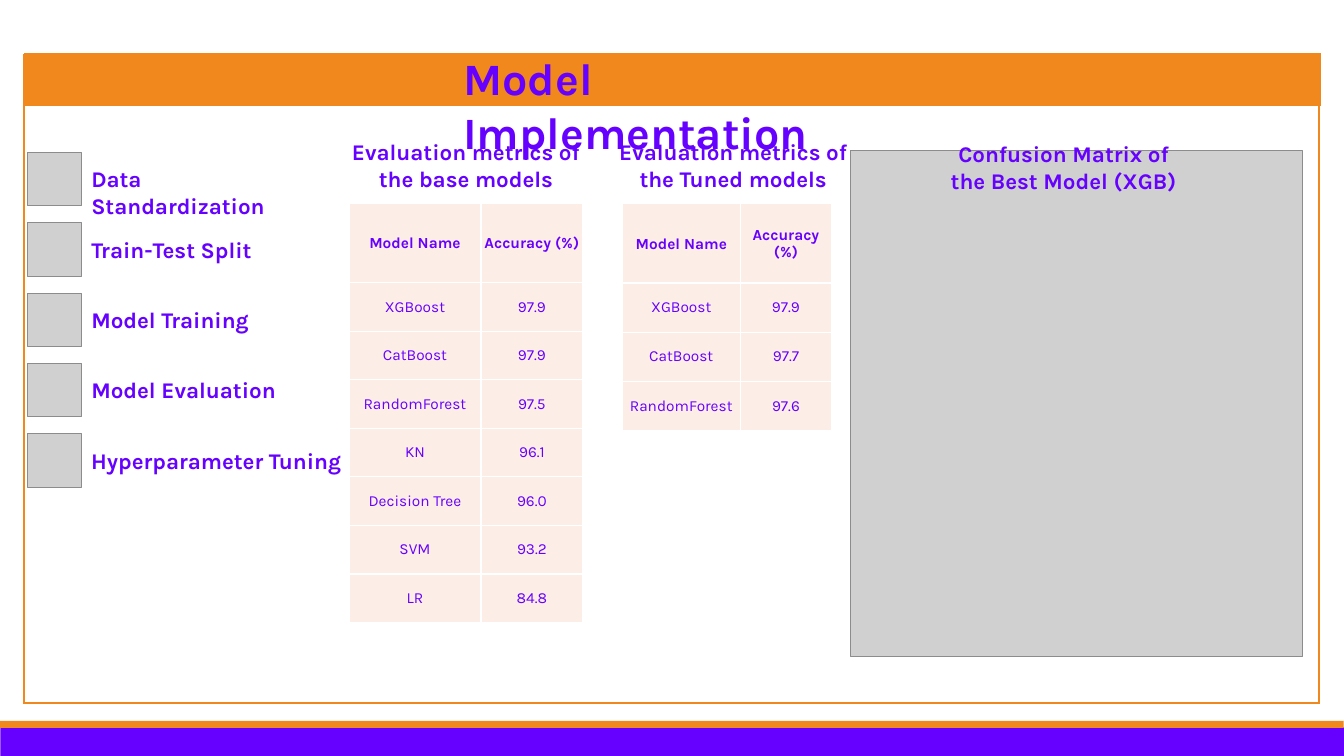
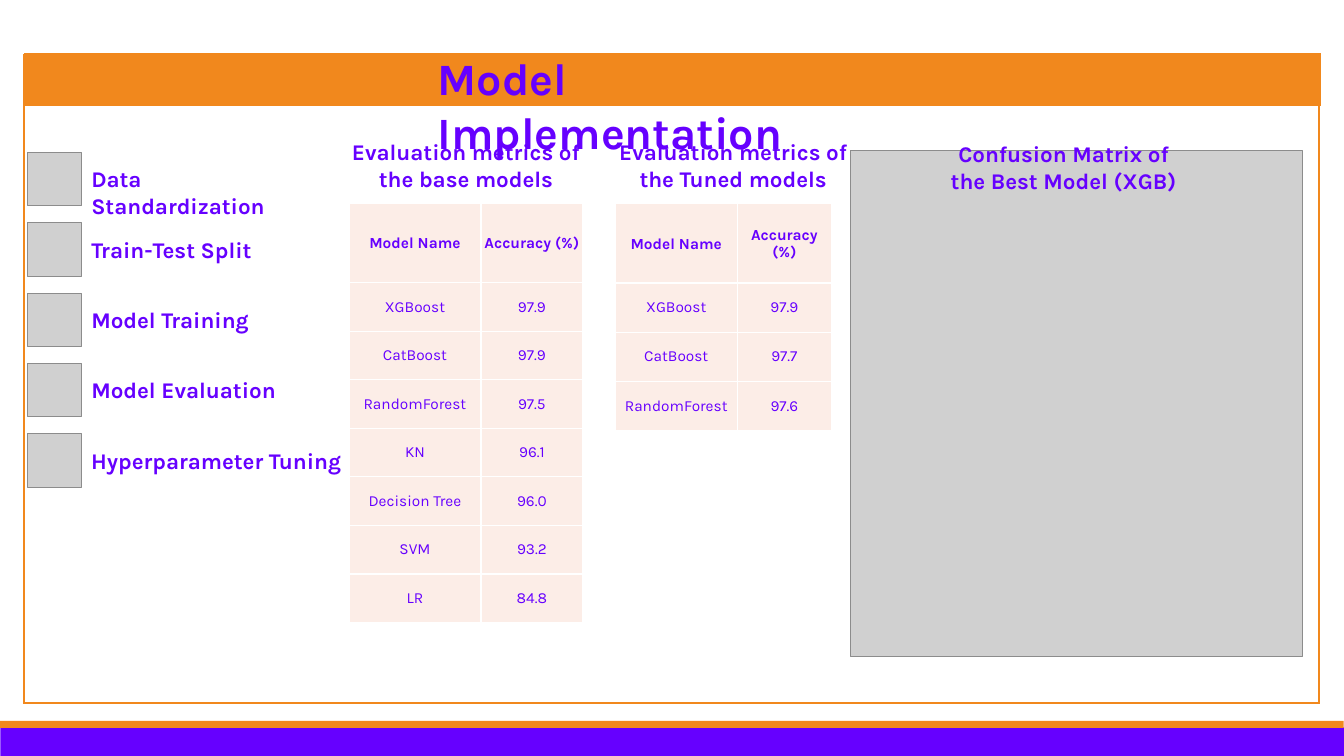
Before and after one commit to Kazeem-Bello/customer_chun, a slide deck: slide 8 of CFM_presentation.pptx. Drawn at 1344x756 pixels with LibreOffice and Linux fonts; fonts in the diff are those of the drawing; grey boxes stand for pictures; background and template pictures are left out. Boxes give left, top, right and bottom in pixels: in the first picture for what was removed or moved away, otherwise in the second. Text is boxed around its words. In the diff, an @@ line names an element or a change of style, - is before the commit and + after.

Commit message:
all model training done

```diff
--- a/CFM_presentation.pptx
+++ b/CFM_presentation.pptx
@@ text "Model Implementation": place and size @@
-text "Model Implementation" at bbox=[463, 64, 807, 160]
+text "Model Implementation" at bbox=[438, 64, 782, 160]
@@ table: place and size @@
-table at bbox=[622, 204, 832, 431]
+table at bbox=[615, 204, 832, 431]
```
Also in this commit, not shown: 4 other slides changed, 3 slides added, 4 slides removed, 5 other files.
